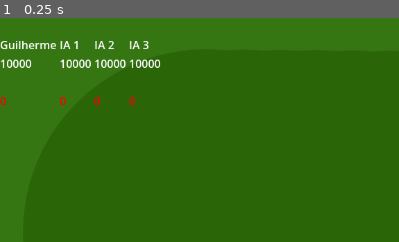
Above: before the commit, frame 1.
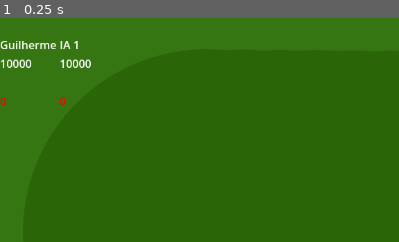
Above: after the commit, the same moment.

Repository: TiamatInteractive/Poker
Game: Godot game, scene res://Game.tscn
The game is run twice, just before and just after one commit, with the same random seed, the same clock (stepped at 60 frames per second) and the same inputs.
Inputs:
- Up to frame 1 (0.25 s): no input
The pictures show only the part of the screen within x 0-50%, y 0-50%; the shares and areas given below are measured in that part.

The runs differ from the first frame. In frame 1, 0.7% of the frame differs, in the area x 23-41%, y 10-40%.

Commit message:
feat: added code to when all less one player fold

Diff:
--- a/Game.gd
+++ b/Game.gd
@@ -39,7 +39,7 @@
 		big_bind = 100
 		small_bind = 50
 		actual_bet = 0
-		number_player = 4
+		number_player = 2
 		start_stack = 10000
 	players.append(Player.new(start_stack, 0, false))
 	for i in range(number_player-1):
@@ -106,8 +106,9 @@
 				id_player_actual = id
 				break
 	if players.filter(func(player): return player.is_playing).size() == 1:
-		#Give rewards and reset
-		pass
+		step = 4
+		next_step()
+		return
 	#verify if was ended
 	if players[id_player_actual].was_played:
 		#start next step of the round
@@ -180,7 +181,7 @@
 	get_first_player()
 	id_player_actual = id_button
 	next_player(true)
-	pass
+
 
 func river():
 	actual_bet = 0
@@ -188,7 +189,6 @@
 	get_first_player()
 	id_player_actual = id_button
 	next_player(true)
-	pass
 
 func turn():
 	actual_bet = 0
@@ -196,7 +196,6 @@
 	get_first_player()
 	id_player_actual = id_button
 	next_player(true)
-	pass
 
 func end_round():
 	var winner_point = 0
@@ -268,7 +267,6 @@
 	$Table.add_child(new_card1, INTERNAL_MODE_BACK)
 	table_draw.append(new_card1)
 
-	pass
 
 func write_hand(hand: Hand, chair:int):
 	var rect_size = get_viewport_rect().size / 2
--- a/class/hand_power.gd
+++ b/class/hand_power.gd
@@ -161,7 +161,7 @@
 	var cont = 0
 	var find = 0
 	var total = 0
-	while cont + find<5 && find<2:
+	while cont + find<5 && find<2 && cont<table.size():
 		if card_atual.get_value() > table[cont].get_value():
 			if find == 0:
 				total += (card_atual.get_value()-1) * 14
